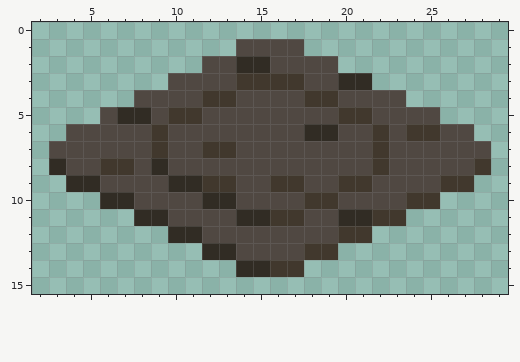
Pixel-art sprite -- Assets/Sprites/Pressureplate.png. The picture above is the old version.
The file is 32x32 pixels. Colours within 5 levels of each other are drawn and written as one. Shown: x 2..29, y 0..15.
Now the later version:
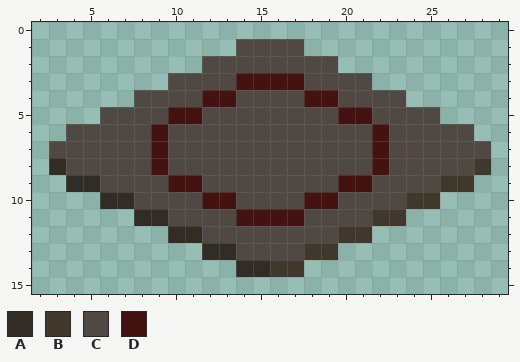
Palette (. is transparent): A #312c24  B #41382d  C #504842  D #451212
Diff:
The edit turns colour A into colour C in row 2 at x 14 to 15; in row 3 at x 20 to 21; in row 5 at x 7 to 8; in row 6 at x 18 to 19; in row 11 at x 20 to 21.
The edit turns colour B into colour C in row 6 at x 24 to 25; in row 7 at x 12 to 13; in row 8 at x 6 to 7; in row 9 at x 12 to 13 and 16 to 17.
The edit turns colour A into colour D in row 8 at x 9; in row 9 at x 10 to 11; in row 10 at x 12 to 13; in row 11 at x 14 to 15.
The edit turns colour B into colour D in row 3 at x 14 to 17; in row 4 at x 12 to 13 and 18 to 19; in row 5 at x 10 to 11 and 20 to 21; in rows 6 to 7 at x 9 and 22; in row 8 at x 22; in row 9 at x 20 to 21.
The edit turns colour B into colour D in row 10 at x 18 to 19; in row 11 at x 16 to 17.
